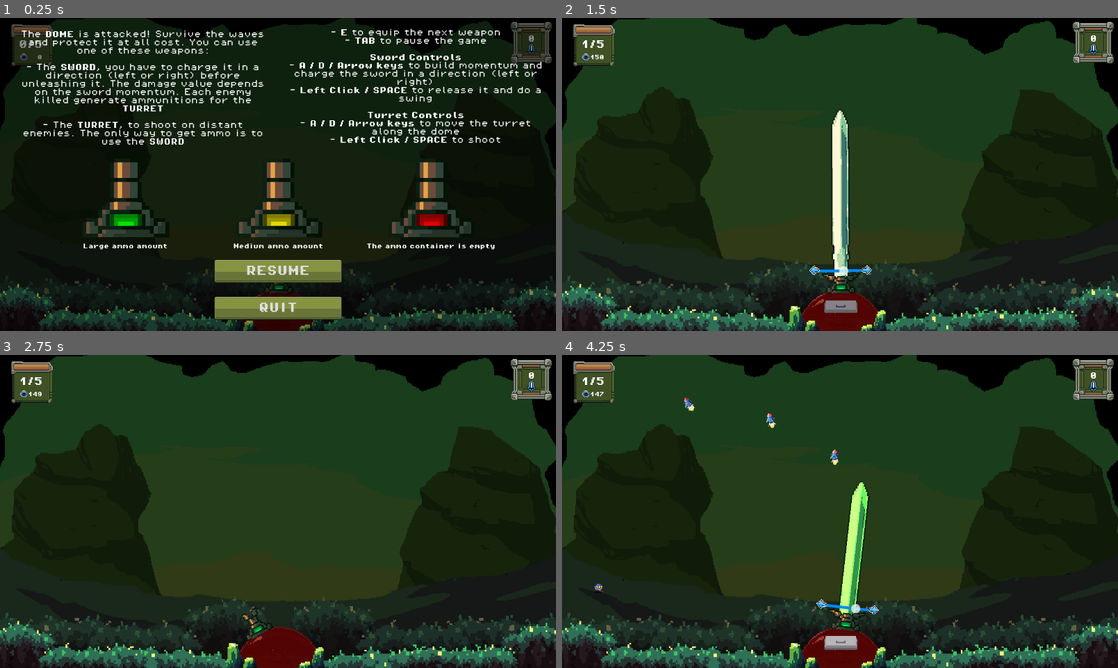
Above: before the commit, frames 1-4 (two rows, left to right).
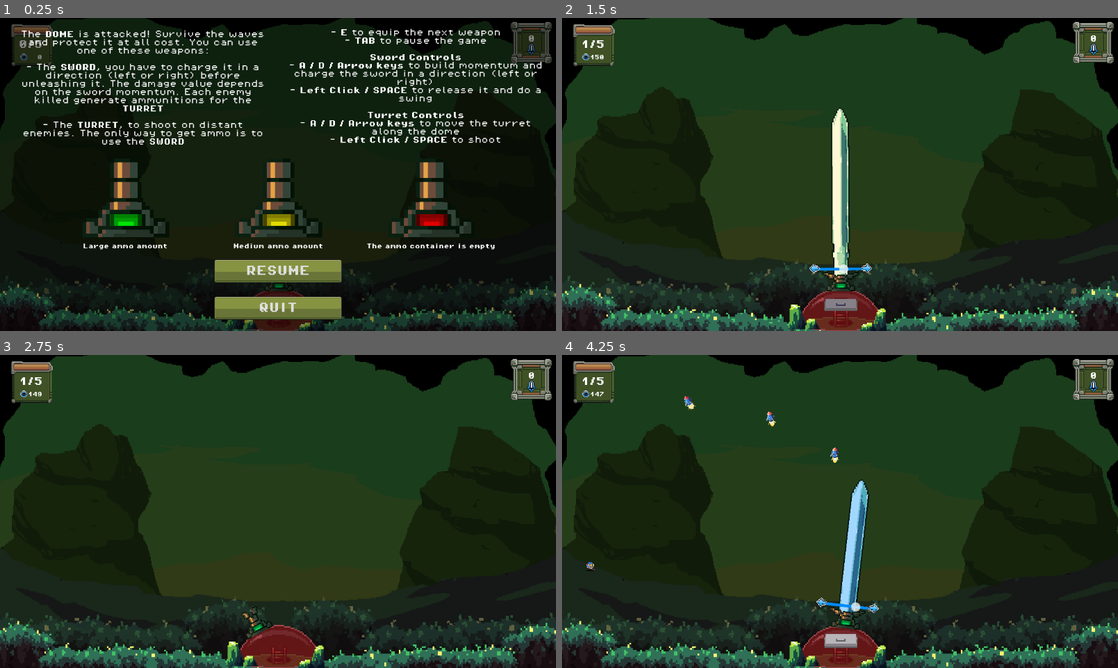
Above: after the commit, the same moments.

Repository: antoinenisoli/DomeSword_GWJ_2025
Game: Godot game, scene res://scenes/levels/game.tscn
Two runs of this game, one before a commit and one after it. Both use one fixed random seed, a clock stepped at 60 frames per second and the inputs below.
Inputs (mouse positions are in pixels of both pictures, inside the frame that each line leads up to):
- Up to frame 1 (0.25 s): no input
- Up to frame 2 (1.5 s): click "RESUME" at 0.5 s; move the mouse to (962, 158) at 1.27 s; press the mouse at (962, 158) at 1.28 s; hold Right (move_right) from 1.28 s (still down)
- Up to frame 3 (2.75 s): move the mouse to (166, 527) at 2.02 s; release Right (move_right) at 2.03 s; release the mouse at (166, 527) at 2.03 s; hold Left (move_left) from 2.03 s (still down); tap E (switch_weapon) at 2.1 s
- Up to frame 4 (4.25 s): move the mouse to (895, 442) at 2.77 s; release Left (move_left) at 2.78 s; press the mouse at (895, 442) at 2.78 s; hold Right (move_right) from 2.78 s (still down); move the mouse to (812, 574) at 3.52 s; release the mouse at (812, 574) at 3.53 s; tap E (switch_weapon) at 3.6 s

The runs differ from the first frame. In frame 1, 0.2% of the frame differs, in the area x 40-59%, y 84-100%; in frame 2, 1.4%; in frame 3, 0.9%; in frame 4, 2.7%, in the area x 4-59%, y 13-100%.

Commit message:
fix double spawn issue on spawners

Diff:
--- a/project.godot
+++ b/project.godot
@@ -31,7 +31,9 @@
 
 window/size/viewport_width=1280
 window/size/viewport_height=720
+window/size/initial_position_type=3
 window/size/resizable=false
+window/size/transparent=true
 
 [global_group]
 
--- a/scenes/UI/floating_text.tscn
+++ b/scenes/UI/floating_text.tscn
@@ -1,16 +1,16 @@
-[gd_scene load_steps=3 format=3 uid="uid://d1eu2jc3tnqsy"]
+[gd_scene format=3 uid="uid://d1eu2jc3tnqsy"]
 
 [ext_resource type="Script" uid="uid://dxy21mwprena5" path="res://scripts/UI/floating_text.gd" id="1_0htfi"]
 [ext_resource type="FontFile" uid="uid://7c3dgnsy1yfo" path="res://assets/fonts/PixelOperator8-Bold.ttf" id="1_38qr0"]
 
-[node name="FloatingText" type="Node2D" node_paths=PackedStringArray("txt")]
+[node name="FloatingText" type="Node2D" unique_id=2034161568 node_paths=PackedStringArray("txt")]
 scale = Vector2(0.125, 0.125)
 script = ExtResource("1_0htfi")
 txt = NodePath("RichTextLabel")
 up_offset = Vector2(0, -50)
 tween_duration = 1.0
 
-[node name="RichTextLabel" type="RichTextLabel" parent="."]
+[node name="RichTextLabel" type="RichTextLabel" parent="." unique_id=923139114]
 custom_minimum_size = Vector2(1000, 200)
 anchors_preset = 8
 anchor_left = 0.5
@@ -23,7 +23,7 @@
 offset_bottom = 83.0
 grow_horizontal = 2
 grow_vertical = 2
-theme_override_colors/default_color = Color(1, 1, 1, 1)
+theme_override_colors/default_color = Color(1, 1, 0, 1)
 theme_override_fonts/normal_font = ExtResource("1_38qr0")
 theme_override_font_sizes/normal_font_size = 105
 bbcode_enabled = true
--- a/scenes/entities/player/dome.tscn
+++ b/scenes/entities/player/dome.tscn
@@ -12,6 +12,7 @@
 [sub_resource type="Resource" id="Resource_dqkch"]
 resource_local_to_scene = true
 script = ExtResource("3_bstcn")
+max_hp = 50
 metadata/_custom_type_script = "uid://ckfsoeqxbgpdo"
 
 [sub_resource type="CapsuleShape2D" id="CapsuleShape2D_x3mc5"]
@@ -37,7 +38,7 @@
 bg_color = Color(0, 0, 0, 0.57254905)
 
 [sub_resource type="StyleBoxFlat" id="StyleBoxFlat_mfv3k"]
-bg_color = Color(1, 0, 0.015686275, 0.31764707)
+bg_color = Color(1, 0, 0.015686275, 0.3529412)
 
 [sub_resource type="AtlasTexture" id="AtlasTexture_si0v0"]
 atlas = ExtResource("8_l7o3r")
@@ -72,7 +73,7 @@
 script = ExtResource("1_si0v0")
 _health = SubResource("Resource_dqkch")
 sprite = NodePath("visuals/dome_sprite")
-hitColor = Color(2.2639842, 2.2639842, 2.2639842, 1)
+hitColor = Color(6.3913965, 6.3913965, 6.3913965, 1)
 
 [node name="CollisionShape2D" type="CollisionShape2D" parent="." unique_id=1925208748]
 visible = false
@@ -90,6 +91,7 @@
 [node name="visuals" type="Node2D" parent="." unique_id=1816065891]
 
 [node name="dome_sprite" type="AnimatedSprite2D" parent="visuals" unique_id=124675442]
+modulate = Color(6.1466823, 6.1466823, 6.1466823, 1)
 clip_children = 2
 z_index = -5
 position = Vector2(0, -62)
@@ -101,9 +103,9 @@
 anchor_top = 1.0
 anchor_right = 1.0
 anchor_bottom = 1.0
-offset_left = -60.0
+offset_left = -58.0
 offset_top = -130.0
-offset_right = -70.0
+offset_right = -72.0
 offset_bottom = -64.0
 grow_horizontal = 2
 grow_vertical = 0
--- a/scenes/levels/game.tscn
+++ b/scenes/levels/game.tscn
@@ -1,7 +1,6 @@
 [gd_scene format=3 uid="uid://pmrhth1mkfnr"]
 
 [ext_resource type="Script" uid="uid://b3sjd2wth0hut" path="res://scripts/camera/camera_shake.gd" id="2_fojqs"]
-[ext_resource type="Script" uid="uid://ckfsoeqxbgpdo" path="res://scripts/Entities/Health.gd" id="2_yqjtg"]
 [ext_resource type="PackedScene" uid="uid://crkwkw4c7tgkv" path="res://scenes/UI/game_ui.tscn" id="5_cx7qy"]
 [ext_resource type="Script" uid="uid://bkfig22cimxdt" path="res://scripts/gameplay/spawn_manager.gd" id="6_oi2tv"]
 [ext_resource type="PackedScene" uid="uid://b2rl7rcfgc1gi" path="res://scenes/spawner.tscn" id="6_p57ef"]
@@ -24,11 +23,6 @@
 shake_duration = 0.3
 metadata/_custom_type_script = "uid://b3sjd2wth0hut"
 
-[sub_resource type="Resource" id="Resource_uk881"]
-resource_local_to_scene = true
-script = ExtResource("2_yqjtg")
-metadata/_custom_type_script = "uid://ckfsoeqxbgpdo"
-
 [node name="Game" type="Node2D" unique_id=1227426491]
 
 [node name="Camera2D" parent="." unique_id=1109533623 instance=ExtResource("7_xmnyv")]
@@ -40,73 +34,82 @@
 })
 
 [node name="Dome" parent="." unique_id=136624599 instance=ExtResource("7_7rg7d")]
-position = Vector2(1, 108)
-_health = SubResource("Resource_uk881")
+position = Vector2(1, 105)
 
 [node name="GameUI" parent="." unique_id=1363906567 instance=ExtResource("5_cx7qy")]
 
 [node name="SpawnManager" type="Node2D" parent="." unique_id=1678798602 node_paths=PackedStringArray("_timer", "waves")]
 script = ExtResource("6_oi2tv")
 _timer = NodePath("Timer")
-waves = [NodePath("SpawnersA/EnemySpawner1"), NodePath("SpawnersA/EnemySpawner2"), NodePath("SpawnersA/EnemySpawner3"), NodePath("SpawnersA/EnemySpawner4"), NodePath("SpawnersA/EnemySpawner5")]
+waves = [NodePath("Spawners/EnemySpawner1"), NodePath("Spawners/EnemySpawner2"), NodePath("Spawners/EnemySpawner3"), NodePath("Spawners/EnemySpawner4"), NodePath("Spawners/EnemySpawner5")]
 
 [node name="Timer" type="Timer" parent="SpawnManager" unique_id=406161203]
 one_shot = true
 ignore_time_scale = true
 
-[node name="SpawnersA" type="Node2D" parent="SpawnManager" unique_id=1160965866]
+[node name="Spawners" type="Node2D" parent="SpawnManager" unique_id=1160965866]
 
-[node name="EnemySpawner1" parent="SpawnManager/SpawnersA" unique_id=761262919 node_paths=PackedStringArray("spawnPoints") instance=ExtResource("6_p57ef")]
-cooldown_range = Vector2(5, 15)
+[node name="EnemySpawner1" parent="SpawnManager/Spawners" unique_id=761262919 node_paths=PackedStringArray("spawnPoints") instance=ExtResource("6_p57ef")]
+spawn_range = 25.0
+cooldown_range = Vector2(2, 8)
 spawnPoints = [NodePath("SpawnPoint"), NodePath("SpawnPoint_2")]
 
-[node name="WaveTimer" parent="SpawnManager/SpawnersA/EnemySpawner1" index="1" unique_id=339017835]
+[node name="WaveTimer" parent="SpawnManager/Spawners/EnemySpawner1" index="1" unique_id=339017835]
 wait_time = 30.0
 
-[node name="SpawnPoint" parent="SpawnManager/SpawnersA/EnemySpawner1" index="2" unique_id=549486642]
-position = Vector2(450, -37)
+[node name="SpawnPoint" parent="SpawnManager/Spawners/EnemySpawner1" index="2" unique_id=549486642]
+position = Vector2(450, -69)
 
-[node name="SpawnPoint_2" type="Node2D" parent="SpawnManager/SpawnersA/EnemySpawner1" unique_id=1630493473]
-position = Vector2(-458, -48)
+[node name="SpawnPoint_2" type="Node2D" parent="SpawnManager/Spawners/EnemySpawner1" unique_id=1630493473]
+position = Vector2(-458, -80)
 
-[node name="EnemySpawner2" parent="SpawnManager/SpawnersA" unique_id=357071477 instance=ExtResource("6_p57ef")]
-cooldown_range = Vector2(10, 15)
+[node name="EnemySpawner2" parent="SpawnManager/Spawners" unique_id=357071477 node_paths=PackedStringArray("spawnPoints") instance=ExtResource("6_p57ef")]
+spawn_range = 25.0
+cooldown_range = Vector2(1, 5)
 enemies = Array[PackedScene]([ExtResource("8_fojqs"), ExtResource("8_6370d")])
+spawnPoints = [NodePath("SpawnPoint"), NodePath("SpawnPoint2")]
 
-[node name="WaveTimer" parent="SpawnManager/SpawnersA/EnemySpawner2" index="1" unique_id=339017835]
+[node name="WaveTimer" parent="SpawnManager/Spawners/EnemySpawner2" index="1" unique_id=339017835]
 wait_time = 30.0
 
-[node name="SpawnPoint" parent="SpawnManager/SpawnersA/EnemySpawner2" index="2" unique_id=549486642]
-position = Vector2(-458, 25)
+[node name="SpawnPoint" parent="SpawnManager/Spawners/EnemySpawner2" index="2" unique_id=549486642]
+position = Vector2(-458, -22)
 
-[node name="SpawnPoint2" type="Node2D" parent="SpawnManager/SpawnersA/EnemySpawner2" unique_id=1751444577]
-position = Vector2(500, 25)
+[node name="SpawnPoint2" type="Node2D" parent="SpawnManager/Spawners/EnemySpawner2" unique_id=1751444577]
+position = Vector2(500, -22)
 
-[node name="EnemySpawner3" parent="SpawnManager/SpawnersA" unique_id=609712869 instance=ExtResource("6_p57ef")]
+[node name="EnemySpawner3" parent="SpawnManager/Spawners" unique_id=609712869 instance=ExtResource("6_p57ef")]
 cooldown_range = Vector2(10, 15)
 enemies = Array[PackedScene]([ExtResource("8_oi2tv")])
 
-[node name="WaveTimer" parent="SpawnManager/SpawnersA/EnemySpawner3" index="1" unique_id=339017835]
+[node name="WaveTimer" parent="SpawnManager/Spawners/EnemySpawner3" index="1" unique_id=339017835]
 wait_time = 30.0
 
-[node name="SpawnPoint" parent="SpawnManager/SpawnersA/EnemySpawner3" index="2" unique_id=549486642]
+[node name="SpawnPoint" parent="SpawnManager/Spawners/EnemySpawner3" index="2" unique_id=549486642]
 position = Vector2(487, -451)
 
-[node name="EnemySpawner4" parent="SpawnManager/SpawnersA" unique_id=413920337 instance=ExtResource("6_p57ef")]
+[node name="EnemySpawner4" parent="SpawnManager/Spawners" unique_id=413920337 node_paths=PackedStringArray("spawnPoints") instance=ExtResource("6_p57ef")]
 cooldown_range = Vector2(5, 20)
 enemies = Array[PackedScene]([ExtResource("8_fojqs"), ExtResource("8_6370d")])
+spawnPoints = [NodePath("SpawnPoint"), NodePath("SpawnPoint2")]
 
-[node name="WaveTimer" parent="SpawnManager/SpawnersA/EnemySpawner4" index="1" unique_id=339017835]
+[node name="WaveTimer" parent="SpawnManager/Spawners/EnemySpawner4" index="1" unique_id=339017835]
 wait_time = 30.0
 
-[node name="EnemySpawner5" parent="SpawnManager/SpawnersA" unique_id=235952603 instance=ExtResource("6_p57ef")]
+[node name="SpawnPoint" parent="SpawnManager/Spawners/EnemySpawner4" index="2" unique_id=549486642]
+position = Vector2(502, 39)
+
+[node name="SpawnPoint2" type="Node2D" parent="SpawnManager/Spawners/EnemySpawner4" unique_id=1380027424]
+position = Vector2(-488, 39)
+
+[node name="EnemySpawner5" parent="SpawnManager/Spawners" unique_id=235952603 instance=ExtResource("6_p57ef")]
 cooldown_range = Vector2(3, 20)
 enemies = Array[PackedScene]([ExtResource("8_oi2tv")])
 
-[node name="WaveTimer" parent="SpawnManager/SpawnersA/EnemySpawner5" index="1" unique_id=339017835]
+[node name="WaveTimer" parent="SpawnManager/Spawners/EnemySpawner5" index="1" unique_id=339017835]
 wait_time = 30.0
 
-[node name="SpawnPoint" parent="SpawnManager/SpawnersA/EnemySpawner5" index="2" unique_id=549486642]
+[node name="SpawnPoint" parent="SpawnManager/Spawners/EnemySpawner5" index="2" unique_id=549486642]
 position = Vector2(-431, -462)
 
 [node name="Sounds" type="Node2D" parent="." unique_id=228741160]
@@ -133,8 +136,8 @@
 texture = ExtResource("9_oi2tv")
 metadata/_edit_lock_ = true
 
-[editable path="SpawnManager/SpawnersA/EnemySpawner1"]
-[editable path="SpawnManager/SpawnersA/EnemySpawner2"]
-[editable path="SpawnManager/SpawnersA/EnemySpawner3"]
-[editable path="SpawnManager/SpawnersA/EnemySpawner4"]
-[editable path="SpawnManager/SpawnersA/EnemySpawner5"]
+[editable path="SpawnManager/Spawners/EnemySpawner1"]
+[editable path="SpawnManager/Spawners/EnemySpawner2"]
+[editable path="SpawnManager/Spawners/EnemySpawner3"]
+[editable path="SpawnManager/Spawners/EnemySpawner4"]
+[editable path="SpawnManager/Spawners/EnemySpawner5"]
--- a/scenes/vfx/blood_stream.tscn
+++ b/scenes/vfx/blood_stream.tscn
@@ -74,13 +74,14 @@
 "speed": 15.0
 }]
 
-[node name="BloodStream" type="Node2D"]
+[node name="BloodStream" type="Node2D" unique_id=885708601]
+scale = Vector2(2, 2)
 script = ExtResource("1_obqis")
 
-[node name="AnimatedSprite2D" type="AnimatedSprite2D" parent="."]
+[node name="AnimatedSprite2D" type="AnimatedSprite2D" parent="." unique_id=774137918]
 sprite_frames = SubResource("SpriteFrames_0gthp")
 animation = &"idle"
 autoplay = "idle"
-frame_progress = 0.8941144
+frame_progress = 0.39204693
 
 [connection signal="animation_looped" from="AnimatedSprite2D" to="." method="_on_animation_looped"]
--- a/scenes/weapons/sword.tscn
+++ b/scenes/weapons/sword.tscn
@@ -6,7 +6,7 @@
 [ext_resource type="Texture2D" uid="uid://d2prflq4kr3yx" path="res://assets/sprites/UI/icons/blue/arrow_right.png" id="6_dx2j5"]
 
 [sub_resource type="Gradient" id="Gradient_gwb47"]
-colors = PackedColorArray(1, 1, 1, 1, 0.44832852, 1.6553112, 0, 1)
+colors = PackedColorArray(1, 1, 1, 1, 0, 0.6381526, 1.6553911, 1)
 
 [sub_resource type="Curve" id="Curve_232hh"]
 _data = [Vector2(0, 0), 0.0, -5.097836, 0, 0, Vector2(0.5, 1), -5.425904, -5.425904, 0, 0, Vector2(0.8, 0.1), -1.2075583, -1.2075583, 0, 0, Vector2(1, 0), -0.35753322, 0.0, 0, 0]
@@ -14,7 +14,7 @@
 metadata/_snap_enabled = true
 
 [sub_resource type="RectangleShape2D" id="RectangleShape2D_0ph48"]
-size = Vector2(4.959635, 12.508177)
+size = Vector2(8, 13)
 
 [sub_resource type="LabelSettings" id="LabelSettings_3pnln"]
 resource_local_to_scene = true
@@ -54,8 +54,8 @@
 scale = Vector2(0.99999994, 0.99999994)
 
 [node name="CollisionShape2D" type="CollisionShape2D" parent="hitbox" unique_id=89443418]
-position = Vector2(0, -161.18437)
-scale = Vector2(8.669998, 22.945)
+position = Vector2(0, -161.18434)
+scale = Vector2(8.669996, 22.944996)
 shape = SubResource("RectangleShape2D_0ph48")
 
 [node name="Control" type="Control" parent="." unique_id=2079307278]
--- a/scripts/gameplay/spawn_manager.gd
+++ b/scripts/gameplay/spawn_manager.gd
@@ -38,7 +38,7 @@
 			end_game()
 		else:
 			var next = waves[index + 1]
-			next.start()
+			next.start(1)
 			print("wave ", index, " completed!")
 			index += 1
 			GameManager.waveData = Vector2(index, waves.size())
--- a/scripts/gameplay/spawner.gd
+++ b/scripts/gameplay/spawner.gd
@@ -39,4 +39,5 @@
 func spawn():
     spawn_enemy()
     cooldown.wait_time = randf_range(cooldown_range.x, cooldown_range.y)
-    print("spawn enemy: ", cooldown.wait_time)
+    cooldown.start()
+    print(self.name, " spawn enemy: ", cooldown.wait_time)
Not shown: 1 places in scenes/vfx/blood_stream.tscn that only renumber resources
